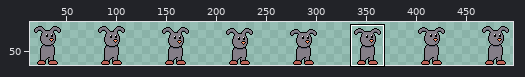
Two states of a sprite sheet, Assets/Animation/Player/NewSpritesheets/Rework_Bemmy_Main-Idle.png. Above, an overview of the earlier version with the close-up marked.
Close-up. Before the commit:
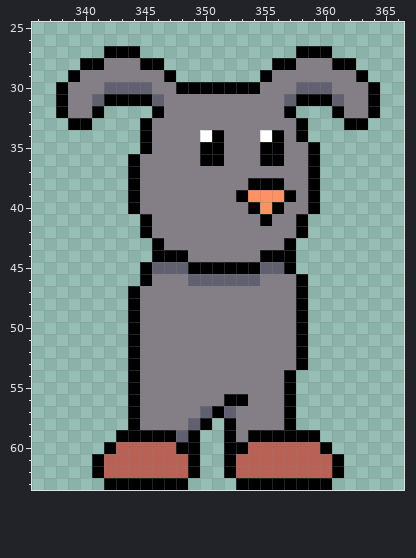
The file is 512x64 pixels. Shown: x 336..366, y 25..63. The wide view leaves out empty margins. The commit also changed other parts of the picture, which this record leaves out.
And afterwards:
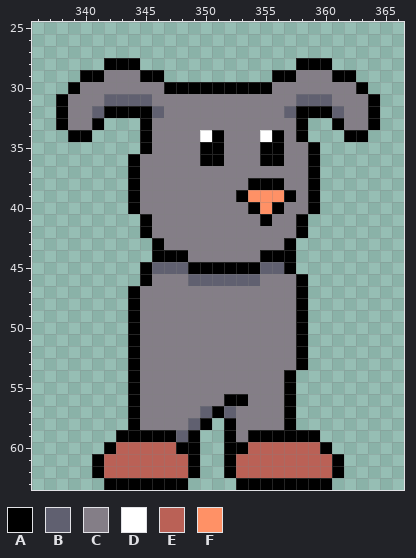
Palette (. is transparent): A #000000  B #606070  C #847e87  D #ffffff  E #ba6156  F #ff9166
Edits made:
@@ x 336..366 @@
 26 ...............................
-27 ......AAA.............AAA......
-28 ....AACCCAA.........AACCCAA....
-29 ...ACCCCCCCA.......ACCCCCCCA...
-30 ..ACCCBBBBCCAAAAAAACCCBBBCCCA..
-31 ..ACCBAAAABCCCCCCCCCCBAAABCCA..
-32 ..ACCA....ACCCCCCCCCCA...ACCA..
-33 ...AA....ACCCCCCCCCCCCA...AA...
-34 .........ACCCCDACCCDACA........
+27 ...............................
+28 ......AAA.............AAA......
+29 ....AACCCAA.........AACCCAA....
+30 ...ACCCCCCCAAAAAAAAACCCCCCCA...
+31 ..ACCCBBBBCCCCCCCCCCCCBBBCCCA..
+32 ..ACCBAAAABCCCCCCCCCCBAAABCCA..
+33 ..ACCA...ACCCCCCCCCCCCA..ACCA..
+34 ...AA....ACCCCDACCCDACA...AA...
 35 .........ACCCCAACCCAACCA.......
Pixel boxes of the changes (left, top, right, bottom) in both close-ups:
changed: (56, 46, 176, 142)
changed: (260, 46, 380, 142)
